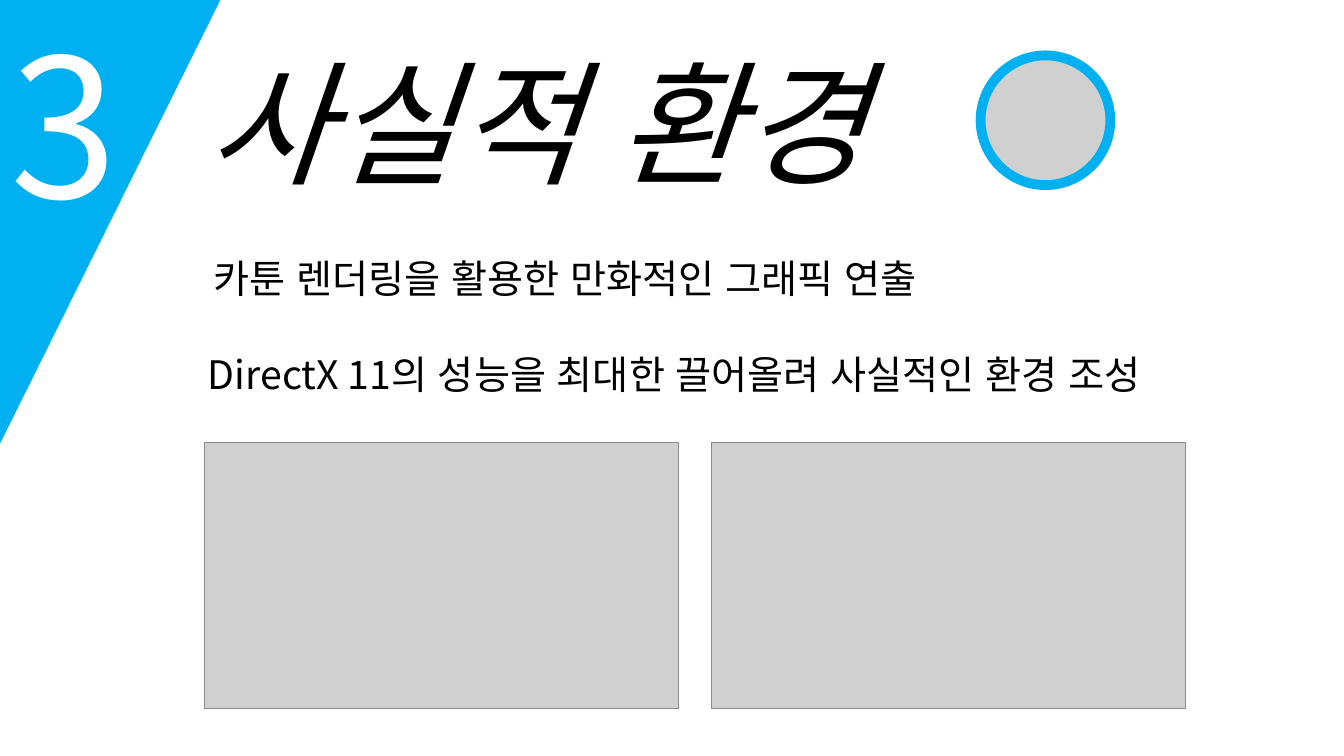
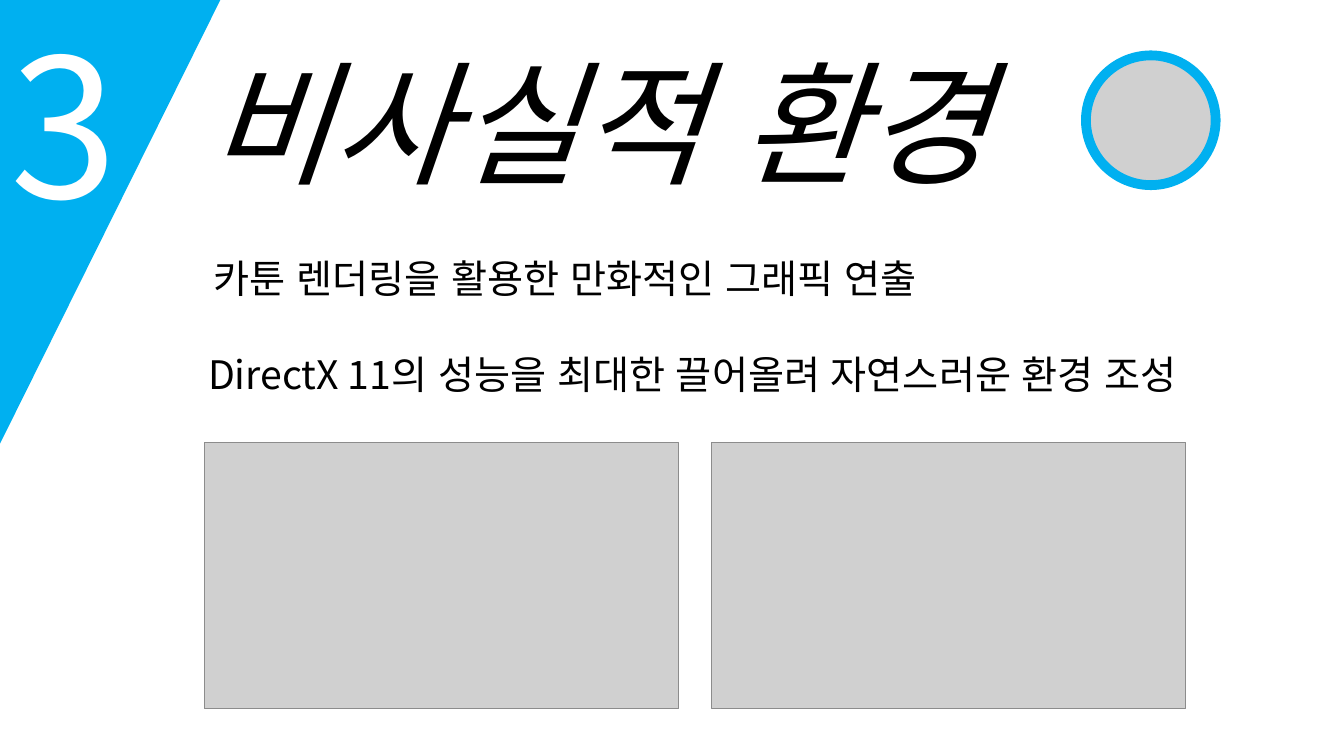
Before and after one commit to korleinster/gamebusdriver, a slide deck: slide 8 of documents/노루막이_김형준_신창섭_홍승필_허지훈.pptx. Drawn at 1344x756 pixels with LibreOffice and Linux fonts; fonts in the diff are those of the drawing; grey boxes stand for pictures; background and template pictures are left out. Boxes give left, top, right and bottom in pixels: in the first picture for what was removed or moved away, otherwise in the second. Text is boxed around its words. In the diff, an @@ line names an element or a change of style, - is before the commit and + after.

```diff
--- a/documents/노루막이_김형준_신창섭_홍승필_허지훈.pptx
+++ b/documents/노루막이_김형준_신창섭_홍승필_허지훈.pptx
@@ picture: place and size @@
-picture at <box>981,55,1111,186</box>
+picture at <box>1086,55,1216,186</box>
@@ ellipse: place and size @@
-ellipse at <box>981,55,1111,186</box>
+ellipse at <box>1086,55,1216,186</box>
@@ text at <box>208,62,987,185</box>: text changed @@
-사실적 환경
+비사실적 환경
@@ text at <box>208,356,1177,392</box>: text changed @@
-DirectX 11의 성능을 최대한 끌어올려 사실적인 환경 조성
+DirectX 11의 성능을 최대한 끌어올려 자연스러운 환경 조성
```
Also in this commit, not shown: 1 other slide changed.
